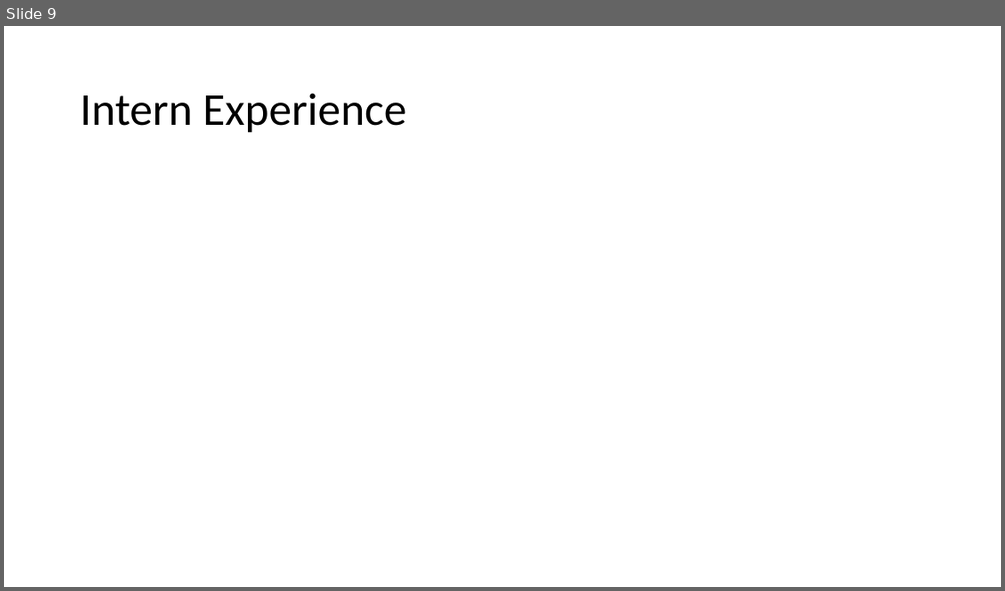
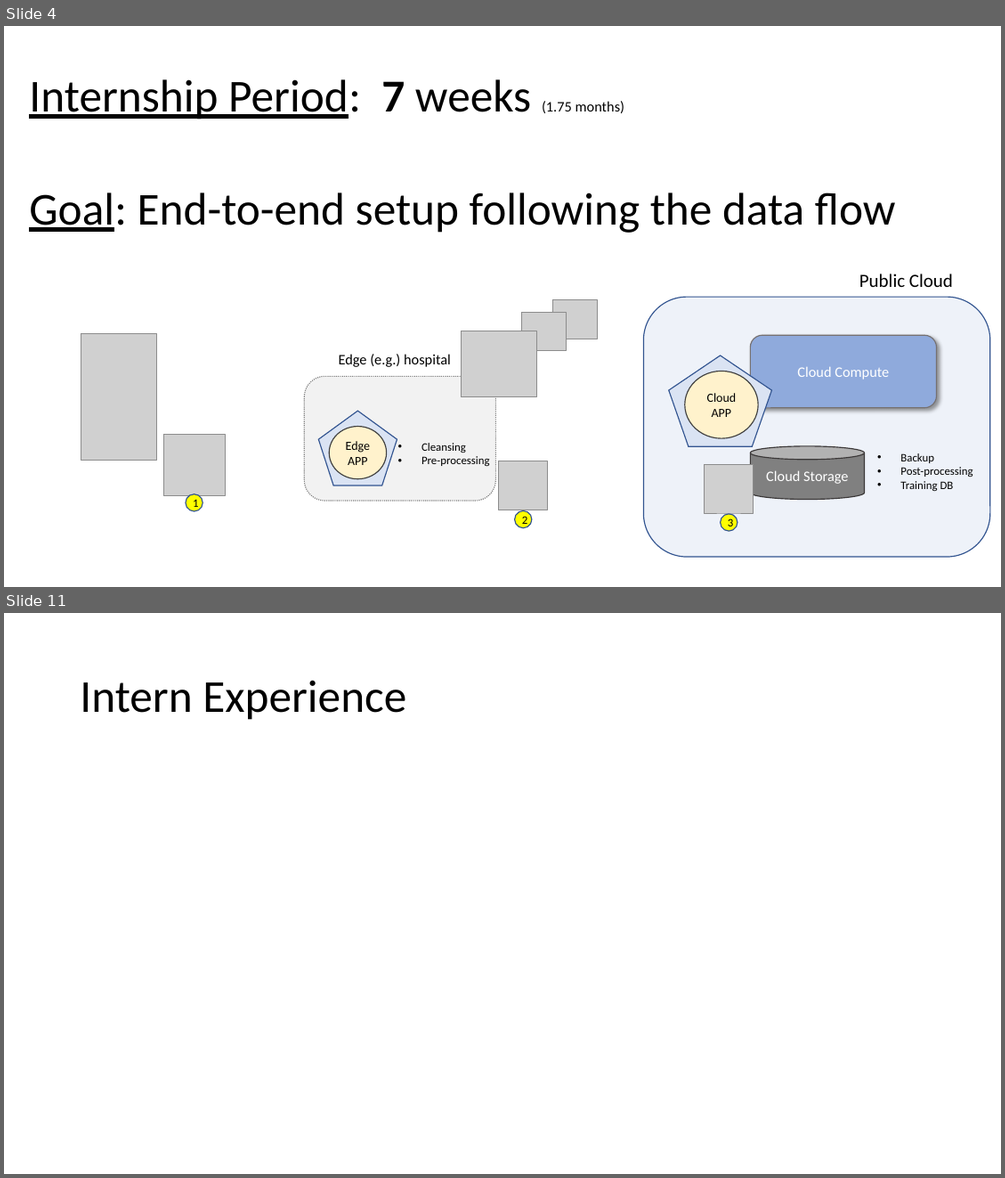
Before and after one commit to pdgetrf/fw_intern_2022, a slide deck: docs/architecture.pptx. Shown one above the other, each under a label of ours: slide 9 before the commit, slides 4 and 11 after it; the slides between them are not shown. The pictures are 1005x591 and 1005x1178 pixels, drawn with LibreOffice and Linux fonts; fonts in the diff are those of the drawing; grey boxes stand for pictures. Boxes give left, top, right and bottom in pixels: in the first picture for what was removed or moved away, otherwise in the second. Text is boxed around its words. In the diff, an @@ line names an element or a change of style, - is before the commit and + after.

```diff
--- a/docs/architecture.pptx
+++ b/docs/architecture.pptx
@@ slide 4 added at (4,26,1001,587), background #FFFFFF @@
@@ title added at (29,79,625,119), 44 pt, text #000000 @@
+Internship Period: 7 weeks (1.75 months)
@@ text added at (29,192,896,232), 44 pt, text #000000 @@
+Goal: End-to-end setup following the data flow
@@ group added at (643,273,990,557): 2 rounded rectangles, 1 cylinder, 1 text @@
+Cloud Compute
+Cloud Storage
+Public Cloud
@@ picture added at (522,312,567,351) @@
@@ picture added at (553,300,598,338) @@
@@ picture added at (81,333,156,459) @@
@@ picture added at (461,331,536,397) @@
@@ text added at (339,354,451,367), 14 pt, text #000000 @@
+Edge (e.g.) hospital
@@ pentagon added at (669,356,772,447), fill #DAE3F3, outline #325491 1 pt @@
@@ ellipse added at (685,370,758,438), fill #FFF2CC, outline #404040 1 pt, 12 pt, text #000000 @@
+Cloud APP
@@ rounded rectangle added at (305,376,496,500), fill #F2F2F2, outline #808080 1 pt dashed @@
@@ pentagon added at (319,410,397,485), fill #DAE3F3, outline #325491 1 pt @@
@@ picture added at (163,435,225,496) @@
@@ ellipse added at (329,426,387,478), fill #FFF2CC, outline #404040 1 pt, 12 pt, text #000000 @@
+Edge APP
@@ text added at (421,443,490,467), 11 pt, text #000000 @@
+• Cleansing
+• Pre-processing
@@ picture added at (499,461,548,510) @@
@@ picture added at (704,464,753,513) @@
@@ text added at (900,453,972,491), 11 pt, text #000000 @@
+• Backup
+• Post-processing
+• Training DB
@@ ellipse added at (186,494,202,511), fill #FFFF00, outline #325491 1 pt, 11 pt, text #000000 @@
+1
@@ ellipse added at (515,510,532,528), fill #FFFF00, outline #325491 1 pt, 11 pt, text #000000 @@
+2
@@ ellipse added at (720,514,737,531), fill #FFFF00, outline #325491 1 pt, 11 pt, text #000000 @@
+3
@@ what was slide 9 is now slide 11 @@
```
Also in this commit, not shown: 5 slides changed, 4 other slides added, 3 slides removed.
